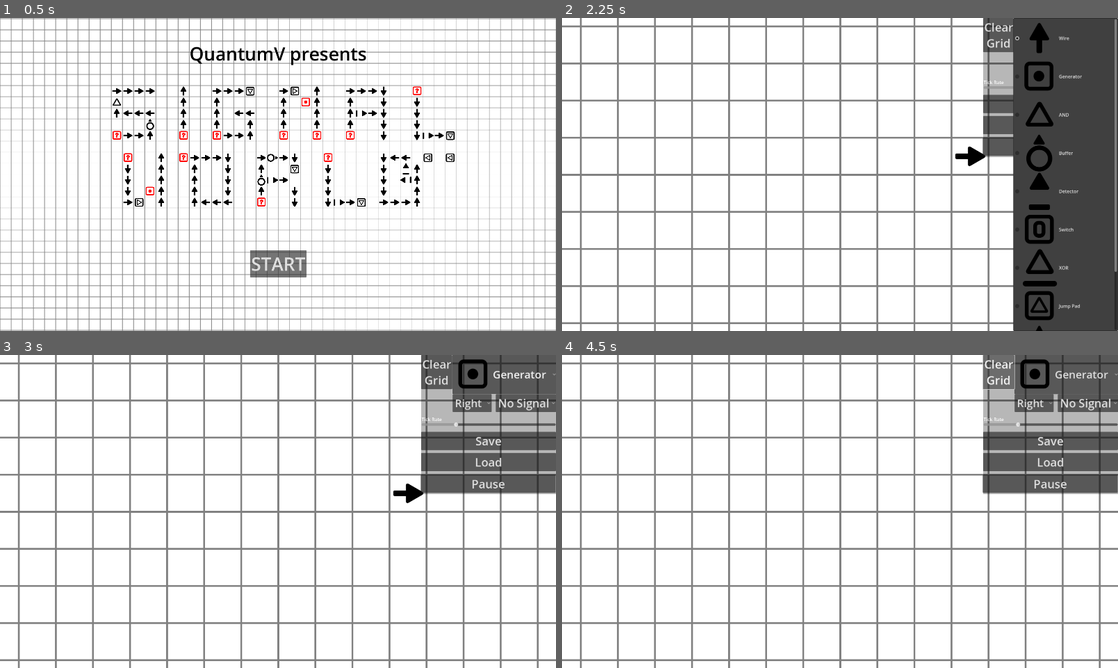
Above: before the commit, frames 1-4 (two rows, left to right).
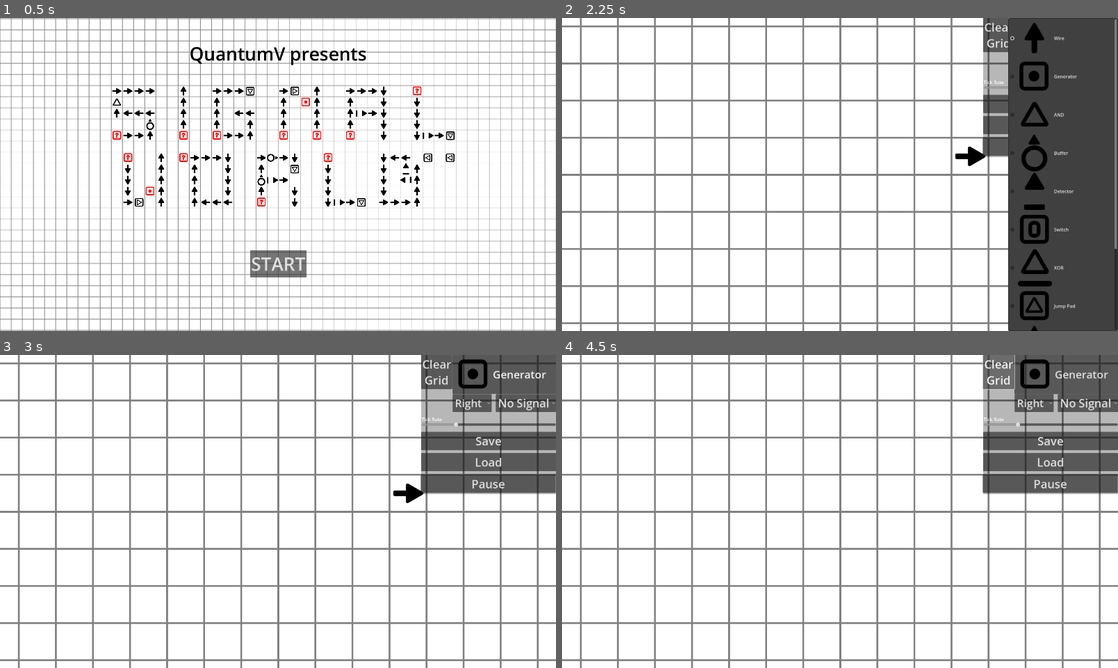
Above: after the commit, the same moments.

Repository: QuantumV2/SignalWorld
Game: Godot game, scene res://Scenes/TitleScreen.tscn
Same seed, same stepped clock (60 frames per second), same inputs: the game is played once before the commit and once after it.
Inputs (mouse positions are in pixels of both pictures, inside the frame that each line leads up to):
- Up to frame 1 (0.5 s): no input
- Up to frame 2 (2.25 s): click "START" at 0.5 s; tap Enter (enter) at 1.25 s; move the mouse to (962, 158) at 1.27 s; hold D (right) 1.28-2 s; hold Enter (enter) 1.28-2 s; click (962, 158) at 1.42 s; click "Wire" at 2 s
- Up to frame 3 (3 s): click "Right" at 2.75 s
- Up to frame 4 (4.5 s): click "Generator" at 3.5 s; click "Clear Grid" at 4.25 s

Frame 1 is identical in both runs. In frame 2, 3.0% of the frame differs, in the area x 80-100%, y 0-100%; in frame 3, less than 0.1%; in frame 4, less than 0.1%.

Commit message:
angled wire

Diff:
--- a/Images/tileset.svg
+++ b/Images/tileset.svg
@@ -28,11 +28,11 @@
    inkscape:pagecheckerboard="0"
    inkscape:deskcolor="#d1d1d1"
    showgrid="true"
-   inkscape:zoom="3.2070312"
-   inkscape:cx="313.52985"
-   inkscape:cy="325.37881"
+   inkscape:zoom="1.6035156"
+   inkscape:cx="106.64068"
+   inkscape:cy="334.57735"
    inkscape:window-width="1920"
-   inkscape:window-height="1009"
+   inkscape:window-height="1017"
    inkscape:window-x="-8"
    inkscape:window-y="-8"
    inkscape:window-maximized="1"
@@ -78,6 +78,27 @@
    class="st0"
    d="m 76.9,123.8 h -9.3 c -2.5,0 -4.5,-2 -4.5,-4.5 V 57 c 0,-2.5 2,-4.5 4.5,-4.5 h 9.3 c 2.5,0 4.5,2 4.5,4.5 v 62.3 c 0,2.5 -2,4.5 -4.5,4.5 z"
    id="path3" />
+</g><g
+   id="g3-0"
+   transform="rotate(45,-100.68928,495.22879)">
+	<g
+   id="g2-5">
+		<path
+   class="st0"
+   d="m 45.2,79.5 c -2.5,0 -4.3,-0.8 -5.2,-2.3 -0.9,-1.5 -0.6,-3.5 0.6,-5.6 l 27,-46.8 c 1.2,-2.1 2.9,-3.3 4.6,-3.3 1.7,0 3.3,1.2 4.6,3.3 l 27,46.8 c 1.2,2.1 1.4,4.1 0.6,5.6 -0.9,1.5 -2.7,2.3 -5.2,2.3 z"
+   id="path1-7"
+   style="stroke:#000000;stroke-miterlimit:10" />
+		<path
+   class="st0"
+   d="m 72.3,21.9 c 1.5,0 3,1.1 4.1,3.1 l 27,46.8 c 1.1,2 1.4,3.8 0.6,5.1 -0.8,1.3 -2.4,2 -4.7,2 H 45.2 c -2.3,0 -4,-0.7 -4.7,-2 -0.8,-1.3 -0.6,-3.1 0.6,-5.1 L 68.1,25 c 1.2,-2 2.6,-3.1 4.2,-3.1 m 0,-1 c -1.8,0 -3.6,1.2 -5,3.6 l -27,46.8 c -2.8,4.8 -0.5,8.7 5,8.7 h 54.1 c 5.5,0 7.8,-3.9 5,-8.7 l -27,-46.8 c -1.5,-2.4 -3.3,-3.6 -5.1,-3.6 z"
+   id="path2-8"
+   style="stroke:#000000;stroke-miterlimit:10" />
+	</g>
+	<path
+   class="st0"
+   d="m 76.9,123.8 h -9.3 c -2.5,0 -4.5,-2 -4.5,-4.5 V 57 c 0,-2.5 2,-4.5 4.5,-4.5 h 9.3 c 2.5,0 4.5,2 4.5,4.5 v 62.3 c 0,2.5 -2,4.5 -4.5,4.5 z"
+   id="path3-1"
+   style="stroke:#000000;stroke-miterlimit:10" />
 </g>
 <path
    class="st1"
--- a/Scenes/game.tscn
+++ b/Scenes/game.tscn
@@ -49,6 +49,10 @@
 atlas = ExtResource("6_4k7gr")
 region = Rect2(128, 256, 128, 128)
 
+[sub_resource type="AtlasTexture" id="AtlasTexture_c4ma4"]
+atlas = ExtResource("6_4k7gr")
+region = Rect2(256, 256, 128, 128)
+
 [sub_resource type="AtlasTexture" id="AtlasTexture_bel8f"]
 atlas = ExtResource("6_58r07")
 region = Rect2(0, 0, 16, 16)
@@ -102,7 +106,7 @@
 offset_bottom = 135.0
 theme_override_font_sizes/font_size = 37
 selected = 0
-item_count = 10
+item_count = 11
 popup/item_0/text = "Wire"
 popup/item_0/icon = SubResource("AtlasTexture_8bnvh")
 popup/item_1/text = "Generator"
@@ -132,6 +136,9 @@
 popup/item_9/text = "RNG"
 popup/item_9/icon = SubResource("AtlasTexture_qkdr8")
 popup/item_9/id = 3
+popup/item_10/text = "Angled Wire"
+popup/item_10/icon = SubResource("AtlasTexture_c4ma4")
+popup/item_10/id = 10
 
 [node name="ColorOptions" type="OptionButton" parent="UI/Control"]
 unique_name_in_owner = true
--- a/Scripts/GameHandler.gd
+++ b/Scripts/GameHandler.gd
@@ -11,6 +11,7 @@
 	Global.CellTypes.Switch: do_switch_cell,
 	Global.CellTypes.AND: do_AND_cell,
 	Global.CellTypes.XOR: do_XOR_cell,
+	Global.CellTypes.AngledWire: do_angledwire_cell,
 }
 
 var paused = false;
@@ -68,6 +69,23 @@
 @onready var curr_grid: Array = create_tilemap_array(%CellMap, %ColorMap)
 @onready var next_grid: Array = curr_grid.duplicate(true)
 
+func do_angledwire_cell(curr_cell, x, y):
+	if not curr_cell['powered']:
+		return []
+
+	var dirs = [Vector2i.UP + Vector2i.RIGHT, Vector2i.RIGHT + Vector2i.DOWN, Vector2i.LEFT + Vector2i.DOWN, Vector2i.LEFT + Vector2i.UP]
+	var dir = dirs[curr_cell['rotation'] / 90]
+	var nx = x + dir.x
+	var ny = y + dir.y
+
+	if is_valid_cell(nx, ny, curr_grid):
+		set_grid_cell_power(next_grid, nx, ny, 3)
+
+	if next_grid[x][y]['powered'] != 3:
+		next_grid[x][y]['powered'] = 0
+
+	return next_grid
+
 func do_wire_cell(curr_cell, x, y):
 	if not curr_cell['powered']:
 		return []
--- a/Scripts/Global.gd
+++ b/Scripts/Global.gd
@@ -33,6 +33,7 @@
 	&"JumpPad":7,
 	&"Blocker":8,
 	&"Randomizer":9,
+	&"AngledWire":10,
 }
 const CellTypesAtlCoords : Dictionary = {
 	-1:Vector2i(-1,-1),
@@ -46,6 +47,7 @@
 	7:Vector2i(3,1),
 	8:Vector2i(0,2),
 	9:Vector2i(1,2),
+	10:Vector2i(2,2),
 }
 const PowerTypes : Dictionary = {
 	Vector2i(-1,-1):0,
--- a/Tilesets/cell_tileset.tres
+++ b/Tilesets/cell_tileset.tres
@@ -25,6 +25,8 @@
 0:2/0/custom_data_0 = &"Blocker"
 1:2/0 = 0
 1:2/0/custom_data_0 = &"Randomizer"
+2:2/0 = 0
+2:2/0/custom_data_0 = &"AngledWire"
 
 [resource]
 tile_size = Vector2i(128, 128)
Not shown: 1 places in Scenes/game.tscn that only renumber resources
